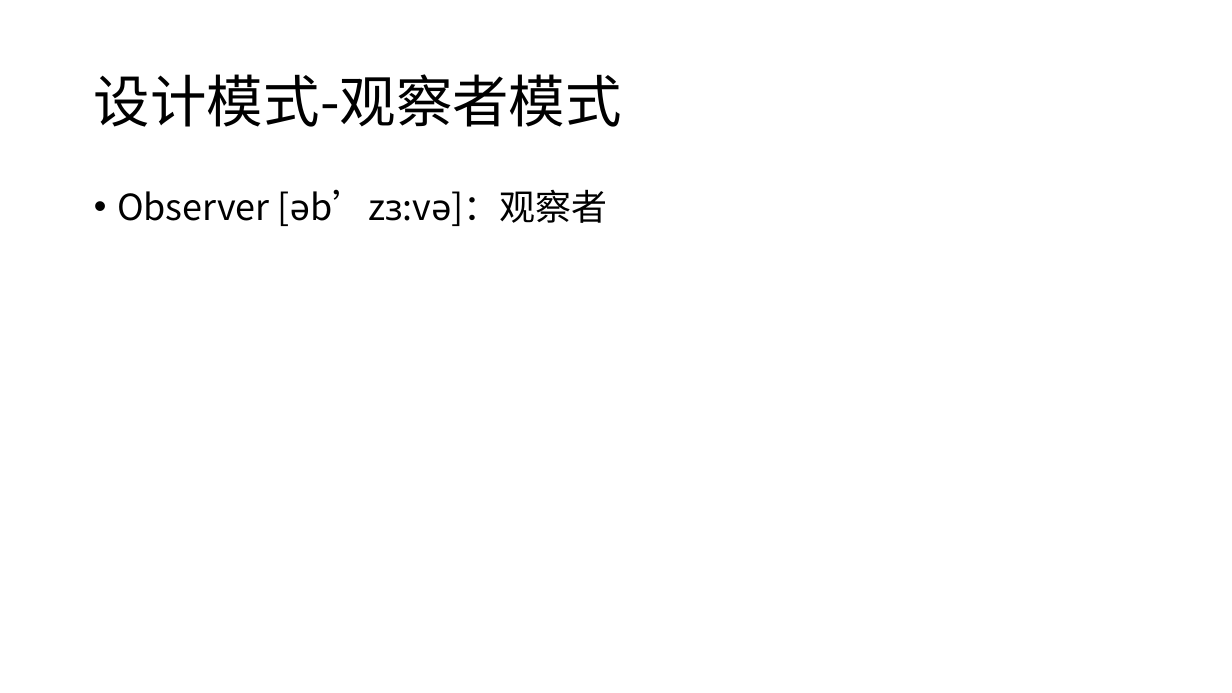
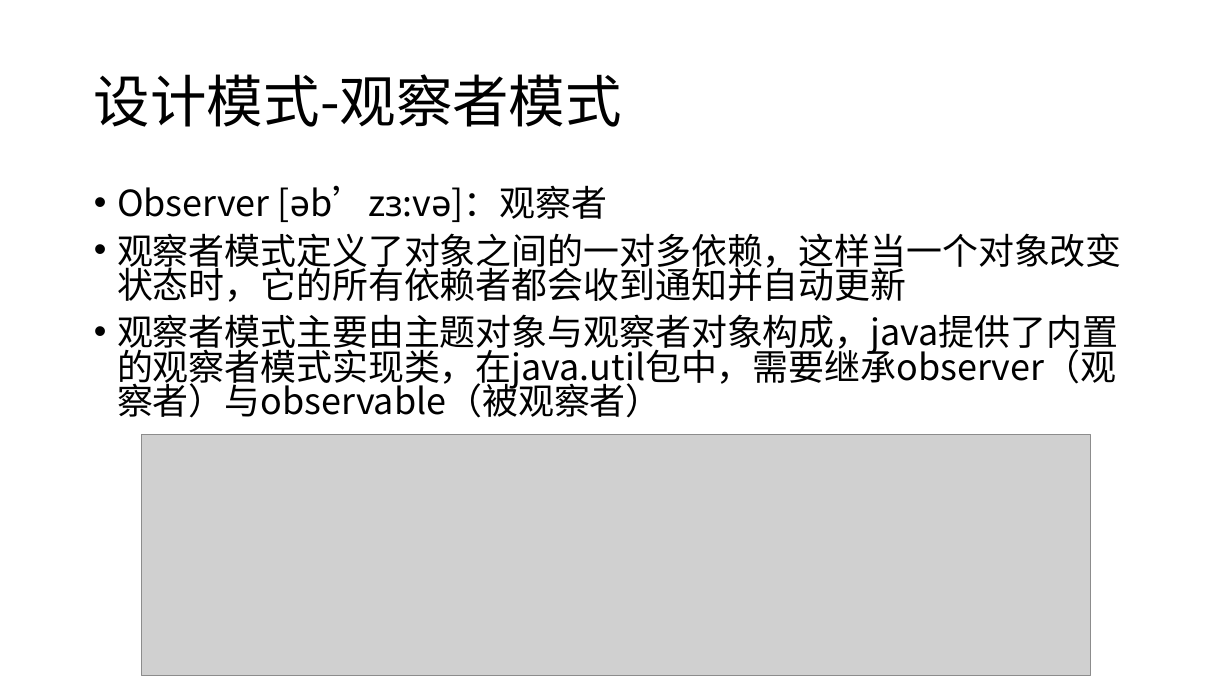
Before and after one commit to leixiangjian/design, a slide deck: slide 6 of JAVA设计模式预习.pptx. Drawn at 1232x693 pixels with LibreOffice and Linux fonts; fonts in the diff are those of the drawing; grey boxes stand for pictures. Boxes give left, top, right and bottom in pixels: in the first picture for what was removed or moved away, otherwise in the second. Text is boxed around its words. In the diff, an @@ line names an element or a change of style, - is before the commit and + after.

Commit message:
观察者模式

```diff
--- a/JAVA设计模式预习.pptx
+++ b/JAVA设计模式预习.pptx
@@ text at box(117, 185, 608, 219): line spacing 0.9 to 0.8 @@
@@ text at box(117, 233, 1122, 418): paragraphs added @@
+• 观察者模式定义了对象之间的一对多依赖，这样当一个对象改变状态时，它的所有依赖者都会收到通知并自动更新
+• 观察者模式主要由主题对象与观察者对象构成，java提供了内置的观察者模式实现类，在java.util包中，需要继承observer（观察者）与observable（被观察者）
@@ picture added at box(141, 434, 1091, 676) @@
```
Also in this commit, not shown: 7 other files.
